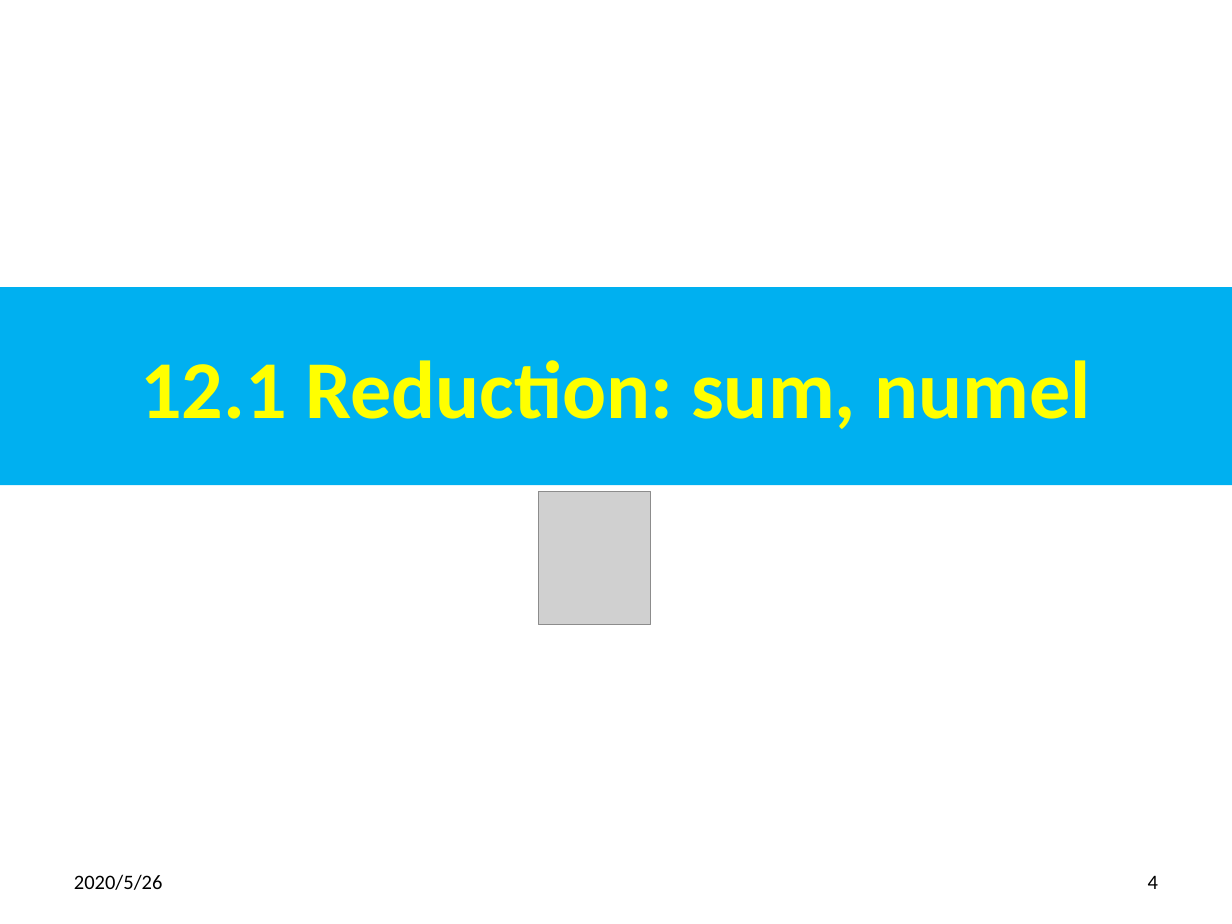
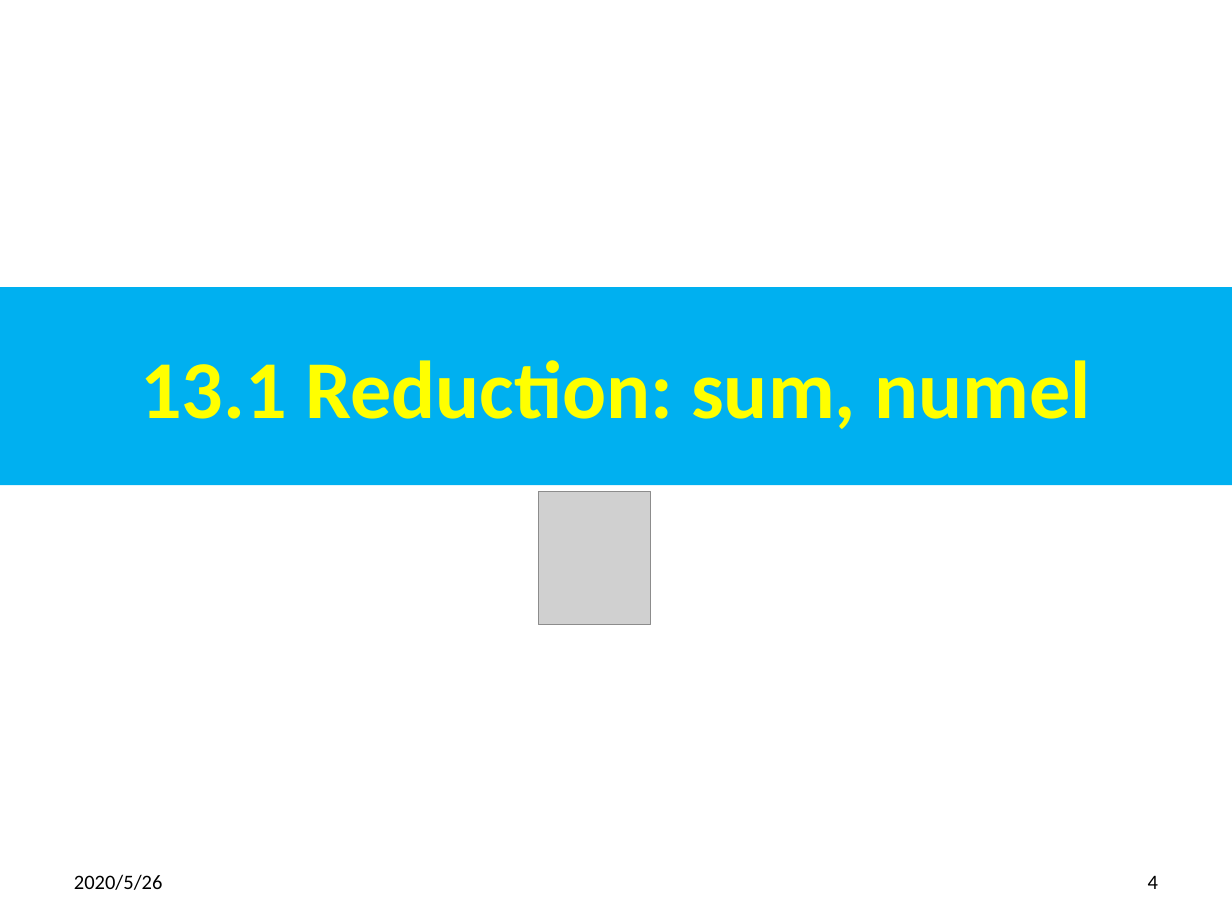
Before and after one commit to peterhchen/900_PyTorch, a slide deck: slide 4 of 13_ArgMaxReduction.pptx. Drawn at 1232x924 pixels with LibreOffice and Linux fonts; fonts in the diff are those of the drawing; grey boxes stand for pictures. Boxes give left, top, right and bottom in pixels: in the first picture for what was removed or moved away, otherwise in the second. Text is boxed around its words. In the diff, an @@ line names an element or a change of style, - is before the commit and + after.

```diff
--- a/13_ArgMaxReduction.pptx
+++ b/13_ArgMaxReduction.pptx
@@ title at (140, 360, 1090, 429): text changed @@
-12.1 Reduction: sum, numel
+13.1 Reduction: sum, numel
```
Also in this commit, not shown: 15 other slides changed.
